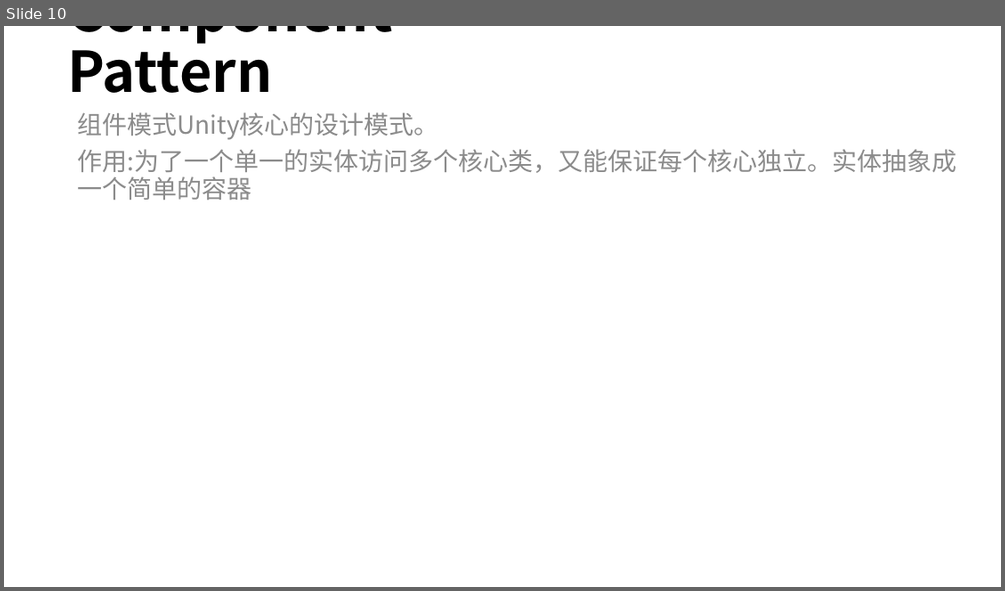
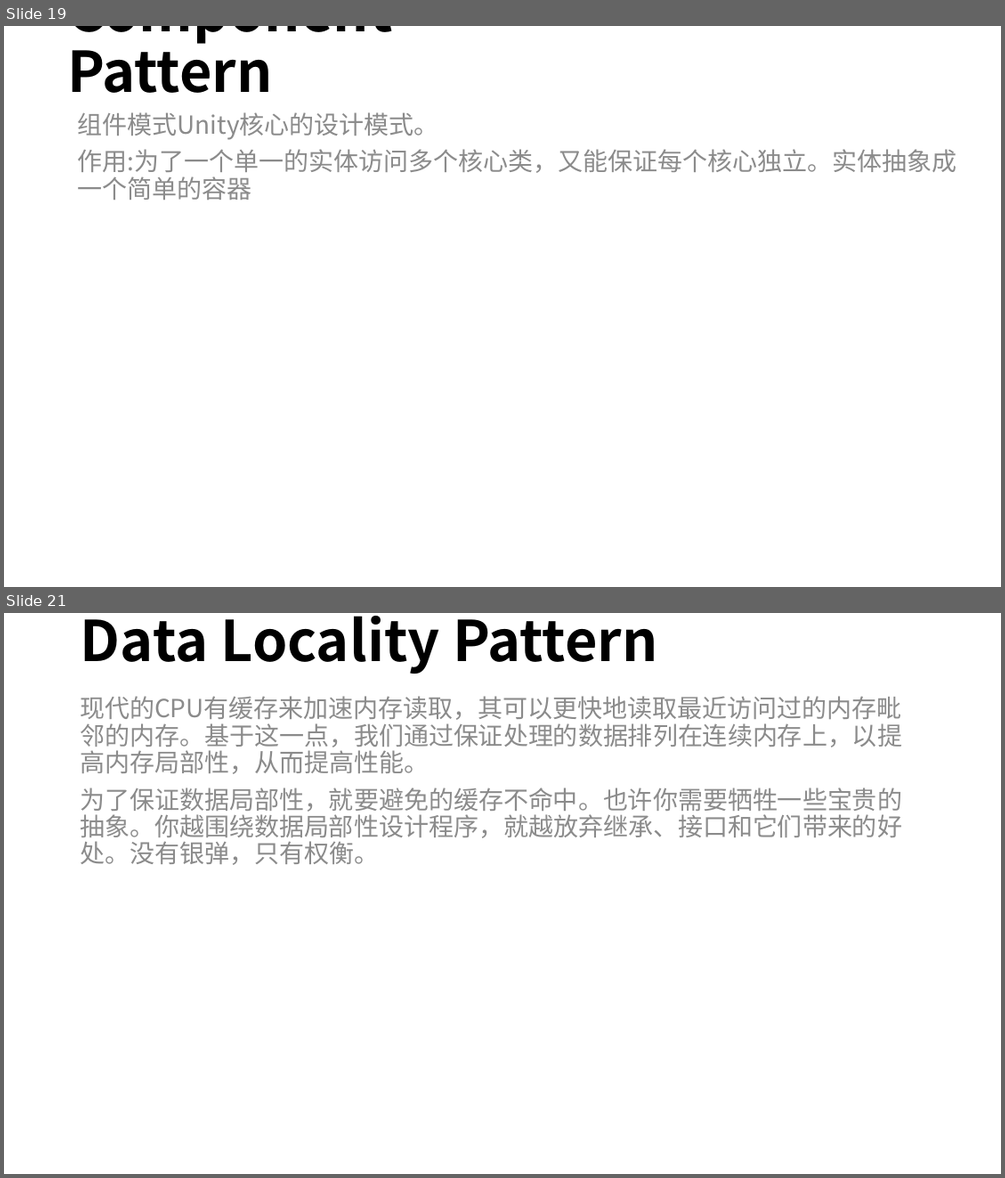
Before and after one commit to mshandle/GStar, a slide deck: Document/les2/les2.pptx. Shown one above the other, each under a label of ours: slide 10 before the commit, slides 19 and 21 after it; the slides between them are not shown. The pictures are 1005x591 and 1005x1178 pixels, drawn with LibreOffice and Linux fonts; fonts in the diff are those of the drawing. Boxes give left, top, right and bottom in pixels: in the first picture for what was removed or moved away, otherwise in the second. Text is boxed around its words. In the diff, an @@ line names an element or a change of style, - is before the commit and + after.

```diff
--- a/Document/les2/les2.pptx
+++ b/Document/les2/les2.pptx
@@ slide 21 added at [4,613,1001,1174], background #FFFFFF @@
@@ title added at [81,616,657,674], 54 pt, text #000000, bold @@
+Data Locality Pattern
@@ text added at [80,696,902,865], 24 pt, text #8C8C8C @@
+现代的CPU有缓存来加速内存读取，其可以更快地读取最近访问过的内存毗邻的内存。基于这一点，我们通过保证处理的数据排列在连续内存上，以提高内存局部性，从而提高性能。
+为了保证数据局部性，就要避免的缓存不命中。也许你需要牺牲一些宝贵的抽象。你越围绕数据局部性设计程序，就越放弃继承、接口和它们带来的好处。没有银弹，只有权衡。
@@ what was slide 10 is now slide 19 @@
```
Also in this commit, not shown: 1 slide changed, 6 other slides added, 3 slides removed, 12 other files.
